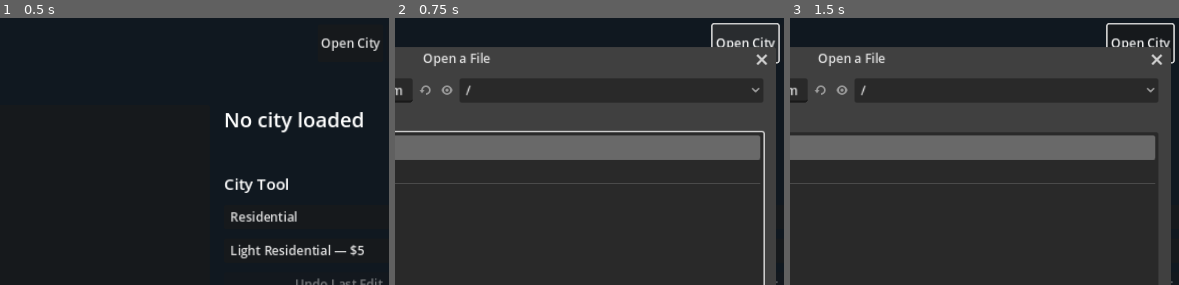
Above: before the commit, frames 1-3 (left to right).
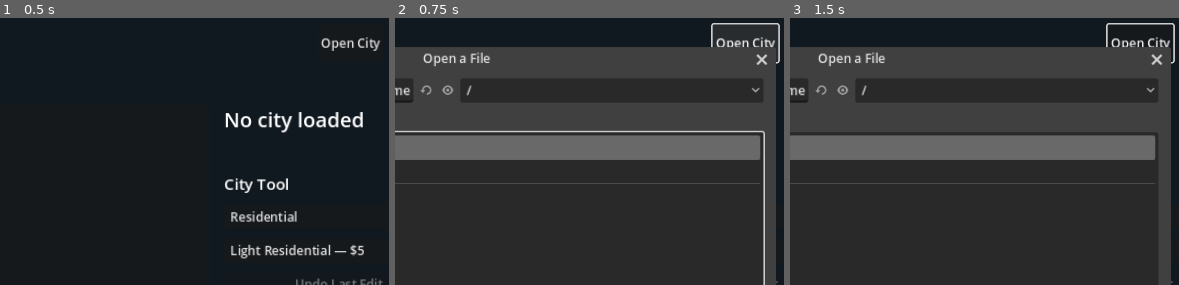
Above: after the commit, the same moments.

Repository: nicholas-ochoa/OpenSC2K
Game: Godot game, scene res://main.tscn
Same seed, same stepped clock (60 frames per second), same inputs: the game is played once before the commit and once after it.
Inputs (mouse positions are % of the whole screen's width and height, from its top left):
- Up to frame 1 (0.5 s): no input
- Up to frame 2 (0.75 s): click "Open City" at 0.5 s
- Up to frame 3 (1.5 s): click (35, 88) at 1.27 s; type "12" at 1.35 s
The pictures show only the part of the screen within x 41-91%, y 0-50%; the shares and areas given below are measured in that part.

Frame 1 is identical in both runs. In frame 2, 0.2% of the frame differs, in the area x 2-20%, y 25-32%; in frame 3, 0.2%.

Commit message:
explode crashed trains

Diff:
--- a/game/src/simulation/moving_thing_phase.gd
+++ b/game/src/simulation/moving_thing_phase.gd
@@ -184,7 +184,7 @@
 		"malformed_records": 0,
 		"deferred_news": 0,
 		"deferred_traffic_news_checks": 0,
-		"deferred_train_crashes": 0,
+		"created_train_crash_explosions": 0,
 	}
 	var city_center := Vector2i(
 		city.document.misc_u32(MISC_CITY_CENTER_X),
@@ -920,7 +920,8 @@
 		_remove_train(text, things, record, first_car, second_car)
 		counters.active_trains -= 1
 		counters.removed_trains += 1
-		counters.deferred_train_crashes += 1
+		if _spawn_explosion(text, things, current, 0, 0, 0):
+			counters.created_train_crash_explosions += 1
 		return
 	var destination := Vector2i(things[offset + 6], things[offset + 7])
 	var destination_index := _index(destination)
@@ -1118,6 +1119,39 @@
 	_remove_thing(text, things, second_car_record)
 
 
+static func _spawn_explosion(
+	text: PackedByteArray,
+	things: PackedByteArray,
+	point: Vector2i,
+	height: int,
+	state: int,
+	goal: int
+) -> bool:
+	var index := _index(point)
+	if index < 0 or text[index] >= TEXT_LABEL_BASE:
+		return false
+	var record := 0
+	for checked_record in range(FIRST_RECORD, LAST_RECORD + 1):
+		if things[checked_record * RECORD_SIZE] == 0:
+			record = checked_record
+			break
+	if record == 0:
+		return false
+	var offset := record * RECORD_SIZE
+	things[offset] = TYPE_EXPLOSION
+	things[offset + 1] = 0
+	things[offset + 2] = state
+	things[offset + 3] = point.x
+	things[offset + 4] = point.y
+	things[offset + 5] = height
+	things[offset + 6] = 8
+	things[offset + 7] = 8
+	things[offset + 10] = text[index]
+	things[offset + 11] = goal
+	text[index] = record + TEXT_LABEL_BASE
+	return true
+
+
 static func _remove_thing(
 	text: PackedByteArray, things: PackedByteArray, record: int
 ) -> void:
--- a/game/tests/test_runner.gd
+++ b/game/tests/test_runner.gd
@@ -1611,16 +1611,22 @@
 	_check(
 		crash_result.ok
 		and crash_result.removed_trains == 1
-		and crash_result.deferred_train_crashes == 1,
-		"Train without a route removes its consist and reports deferred crash effects",
-	)
-	_check(
-		crashed_train.city.thing(1).type == 0
+		and crash_result.created_train_crash_explosions == 1,
+		"Train without a route removes its consist and creates a crash explosion",
+	)
+	_check(
+		crashed_train.city.thing(1).type == 6
+		and crashed_train.city.thing(1).direction == 0
+		and crashed_train.city.thing(1).state == 0
+		and crashed_train.city.thing(1).z == 0
+		and crashed_train.city.thing(1).px == 8
+		and crashed_train.city.thing(1).py == 8
+		and crashed_train.city.thing(1).goal == 0
 		and crashed_train.city.thing(2).type == 0
 		and crashed_train.city.thing(3).type == 0,
-		"Train crash releases all three linked records",
-	)
-	_check(crashed_train.city.text_overlay_id(20, 20) == 0, "Train crash clears the engine XTXT cell")
+		"Train crash reuses the first released record for a non-spreading explosion",
+	)
+	_check(crashed_train.city.text_overlay_id(20, 20) == 202, "Train crash links its explosion to XTXT")
 
 
 func _set_sailboat(
